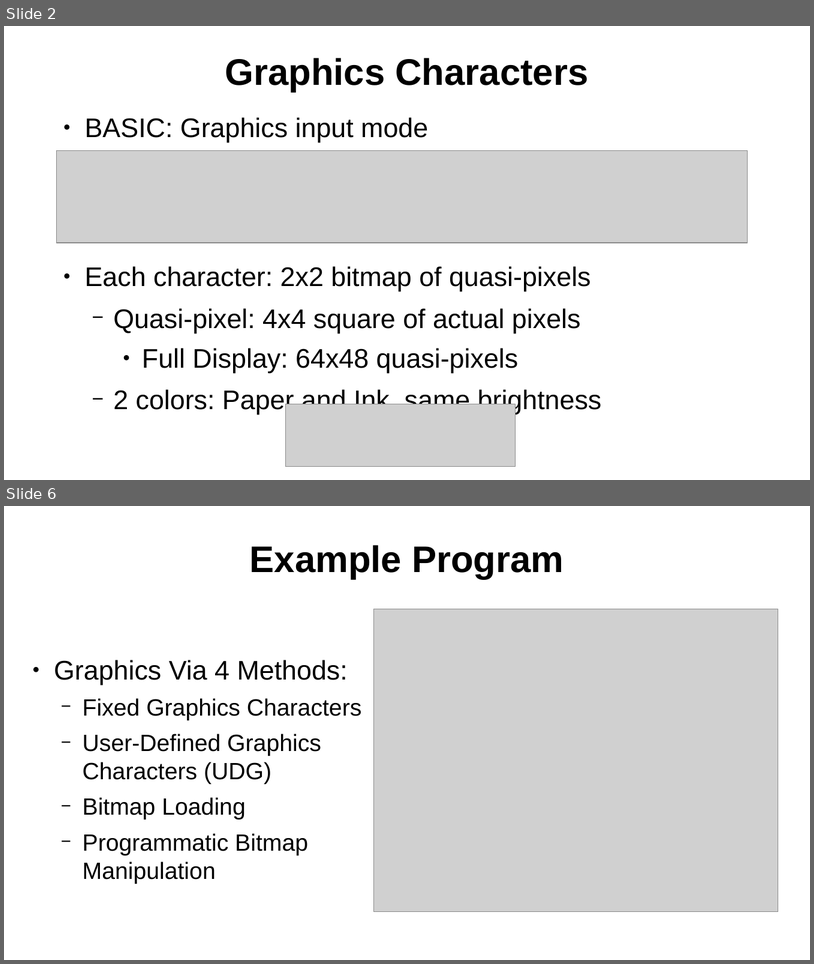
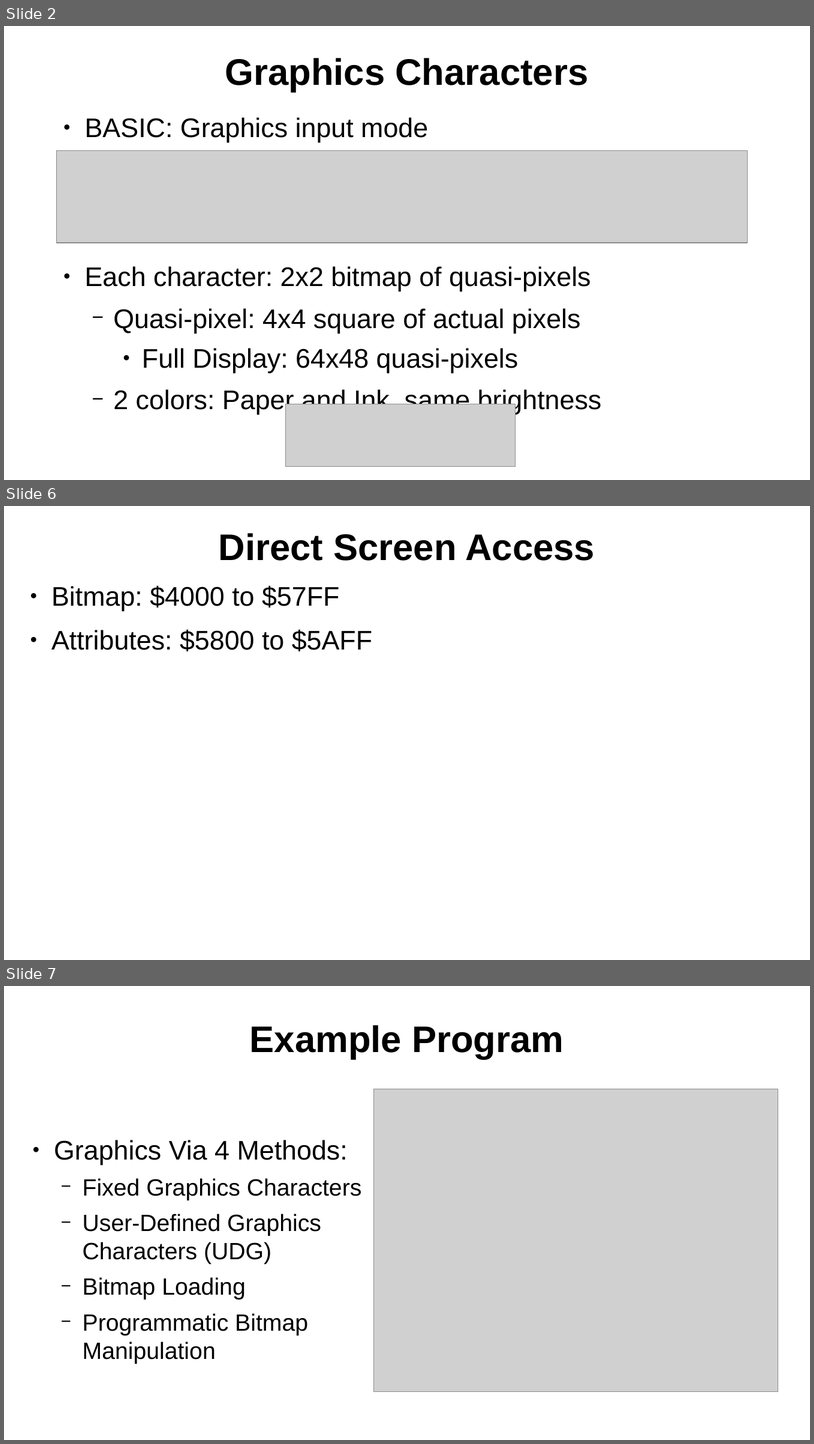
Before and after one commit to SlithyMatt/zxs-assembly-tutorial, a slide deck: Lesson11/Lesson11.odp. Shown one above the other, each under a label of ours: slides 2 and 6 before the commit, slides 2, 6 and 7 after it; the slides between them are not shown. The pictures are 814x964 and 814x1444 pixels, drawn with LibreOffice and Linux fonts; fonts in the diff are those of the drawing; grey boxes stand for pictures. Boxes give left, top, right and bottom in pixels: in the first picture for what was removed or moved away, otherwise in the second. Text is boxed around its words. In the diff, an @@ line names an element or a change of style, - is before the commit and + after.

```diff
--- a/Lesson11/Lesson11.odp
+++ b/Lesson11/Lesson11.odp
@@ slide 6 added at bbox=[4, 506, 810, 960], background #FFFFFF @@
@@ title added at bbox=[219, 533, 595, 561], 44 pt, text #000000, bold @@
+Direct Screen Access
@@ text added at bbox=[51, 585, 372, 651], 32 pt, text #000000 @@
+● Bitmap: $4000 to $57FF
+● Attributes: $5800 to $5AFF
@@ what was slide 6 is now slide 7 @@
```
Also in this commit, not shown: 3 slides changed, 1 other file.
